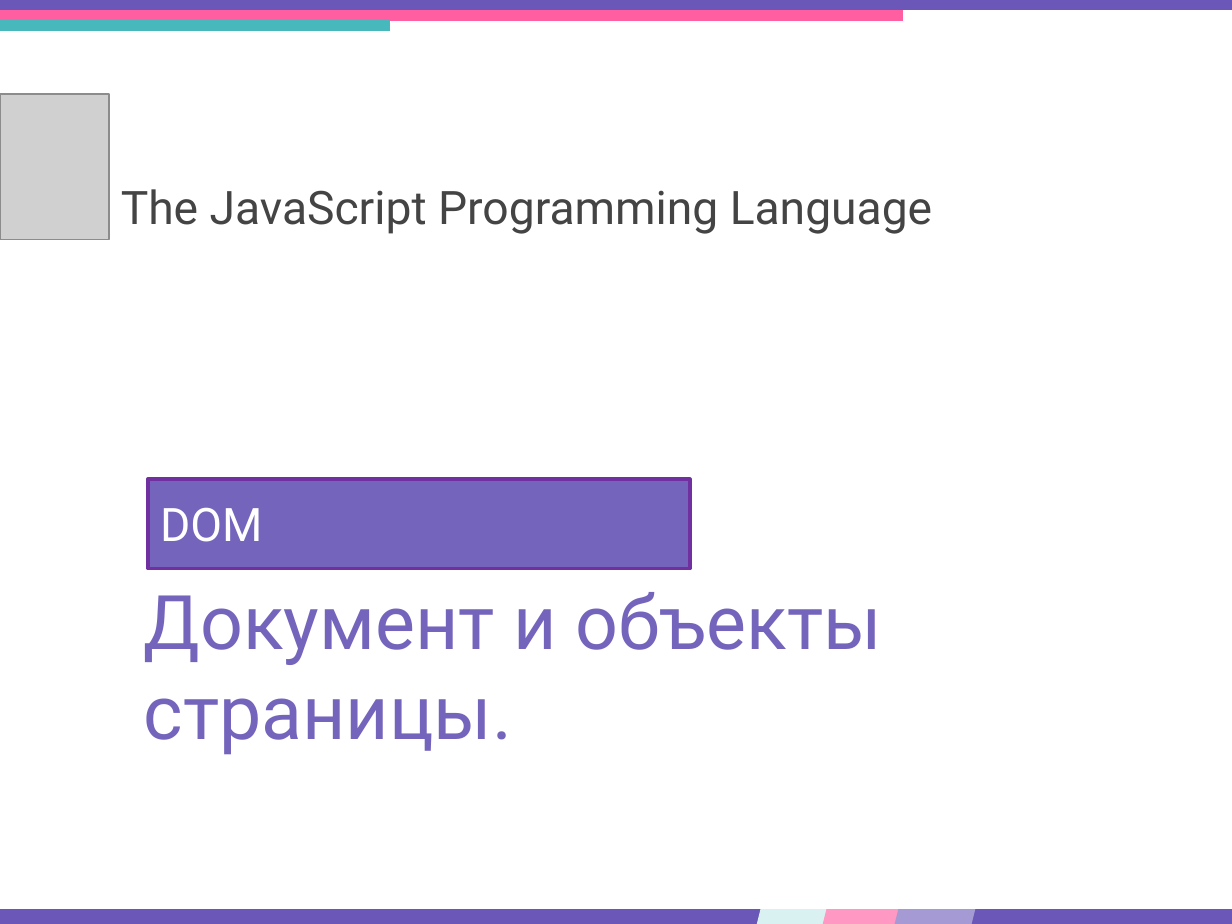
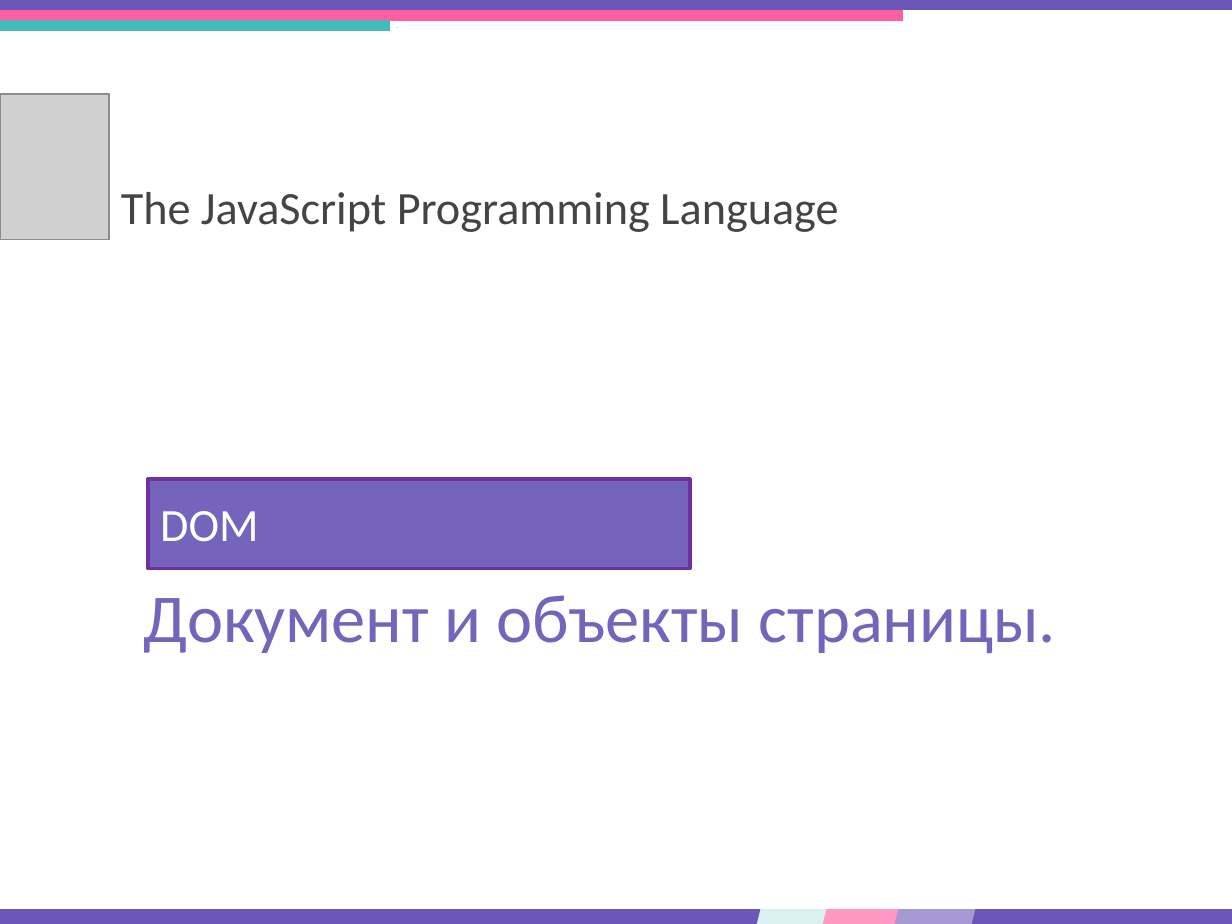
Before and after one commit to DinamickaDevelopment/ignite, a slide deck: slide 1 of JS/007_lesson/Presentation/document_page_objects_2.pptx. Drawn at 1232x924 pixels with LibreOffice and Linux fonts; fonts in the diff are those of the drawing; grey boxes stand for pictures. Boxes give left, top, right and bottom in pixels: in the first picture for what was removed or moved away, otherwise in the second. Text is boxed around its words. In the diff, an @@ line names an element or a change of style, - is before the commit and + after.

```diff
--- a/JS/007_lesson/Presentation/document_page_objects_2.pptx
+++ b/JS/007_lesson/Presentation/document_page_objects_2.pptx
@@ text "The JavaScript Programming Language" at [121,192,838,232]: font Roboto to Calibri @@
@@ title "DOM" at [160,511,258,542]: font Roboto to Calibri @@
@@ text "Документ и объекты страницы." at [144,595,1056,653]: size 44 to 40 pt, font Roboto to Calibri @@
```
Also in this commit, not shown: 4 other slides changed, 18 other files.
